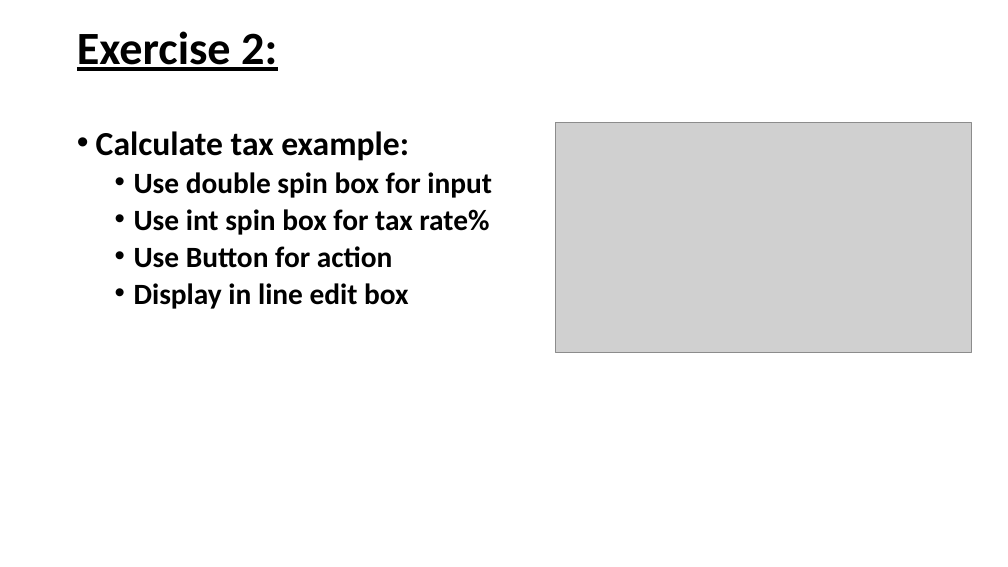
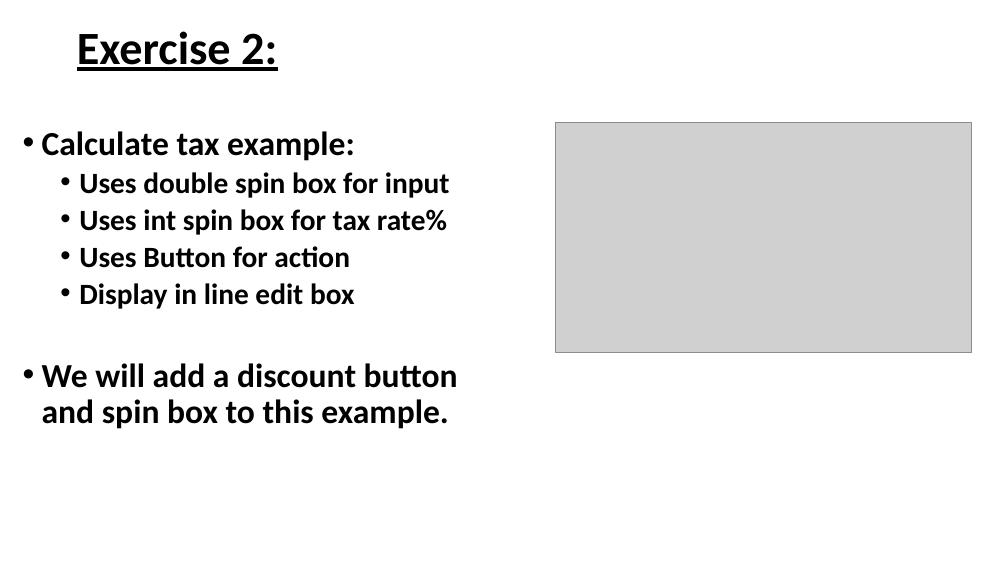
Before and after one commit to joeybrennan/Python-UI-Projects, a slide deck: slide 17 of GUI How to/User Interfaces.pptx (slide 16 before the commit). Drawn at 1008x567 pixels with LibreOffice and Linux fonts; fonts in the diff are those of the drawing; grey boxes stand for pictures; background and template pictures are left out. Boxes give left, top, right and bottom in pixels: in the first picture for what was removed or moved away, otherwise in the second. Text is boxed around its words. In the diff, an @@ line names an element or a change of style, - is before the commit and + after.

```diff
--- a/GUI How to/User Interfaces.pptx
+++ b/GUI How to/User Interfaces.pptx
@@ text "Calculate tax example:": place and size @@
-text "Calculate tax example:" at [96,131,492,309]
+text "Calculate tax example:" at [42,131,458,429]
@@ text at [79,172,450,268]: text changed @@
-  • Use double spin box for input
-  • Use int spin box for tax rate%
-  • Use Button for action
+  • Uses double spin box for input
+  • Uses int spin box for tax rate%
+  • Uses Button for action
@@ text at [42,363,458,429]: paragraph added @@
+• We will add a discount button and spin box to this example.
```
Also in this commit, not shown: 5 other slides changed, 4 slides added.
